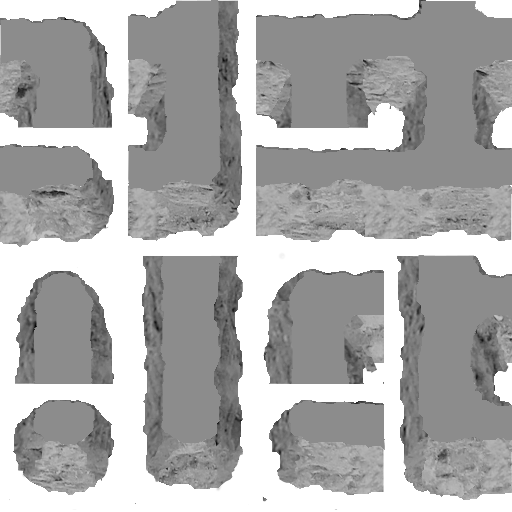
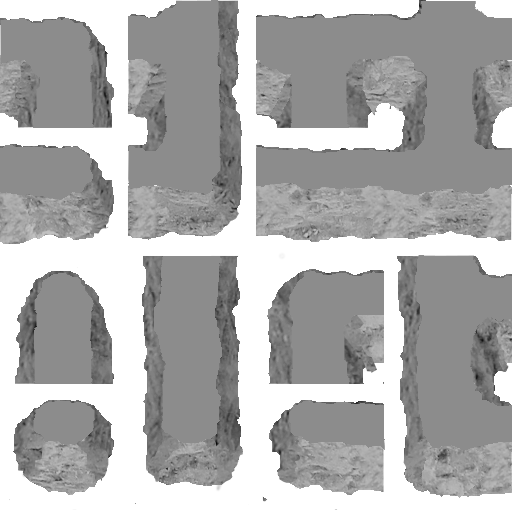
Layer changes from the first 512px x 512px image to the second:
painted on "roof" over [0, 18, 512, 450]
painted on "corners" over [16, 57, 364, 103]
painted on "rock-front" over [17, 53, 512, 500]
painted on "rock-right" over [90, 27, 243, 432]
painted on "rock-left" over [26, 19, 407, 448]
